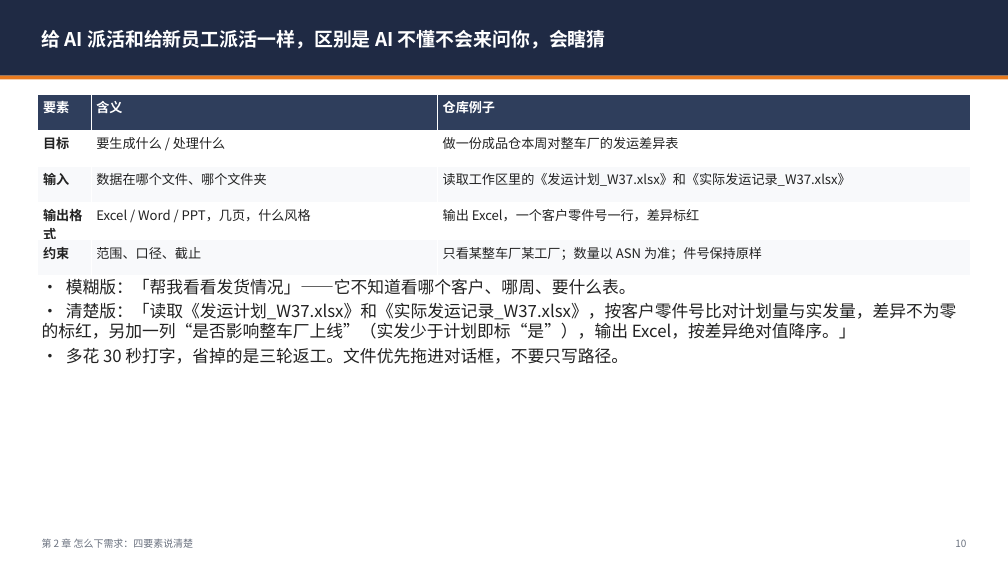
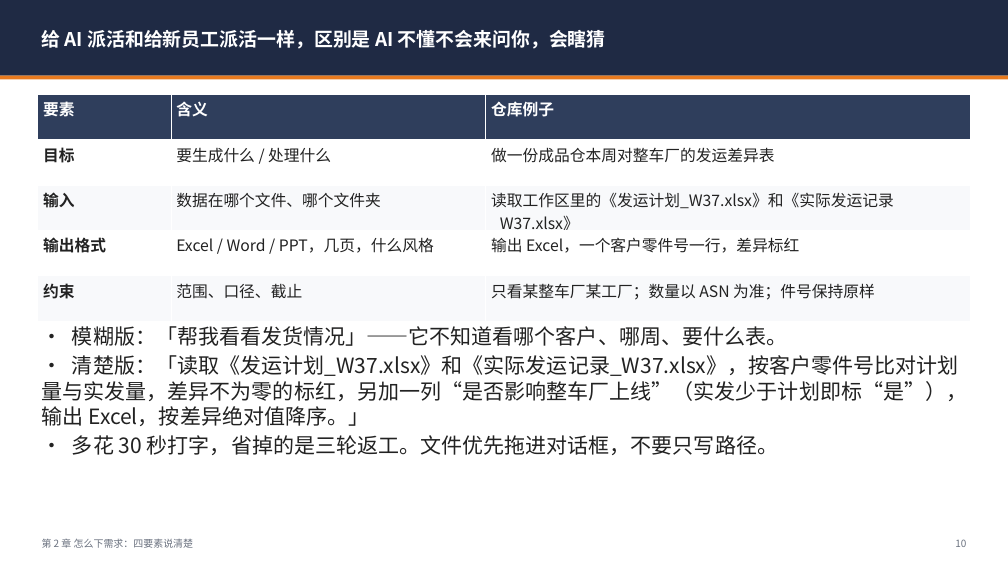
Before and after one commit to leiw92706436-del/codex-dual-engine-lite, a slide deck: slide 10 of docs/workbuddy-guide/WorkBuddy仓库主管上手手册.pptx. Drawn at 1008x567 pixels with LibreOffice and Linux fonts; fonts in the diff are those of the drawing. Boxes give left, top, right and bottom in pixels: in the first picture for what was removed or moved away, otherwise in the second. Text is boxed around its words. In the diff, an @@ line names an element or a change of style, - is before the commit and + after.

```diff
--- a/docs/workbuddy-guide/WorkBuddy仓库主管上手手册.pptx
+++ b/docs/workbuddy-guide/WorkBuddy仓库主管上手手册.pptx
@@ table at [38, 95, 970, 321] @@
@@ size 12.5 to 15 pt @@
@@ text "• 模糊版：「帮我看看发货情况」——它不知道看哪个客户、哪周、要什么表。": place and size @@
-text "• 模糊版：「帮我看看发货情况」——它不知道看哪个客户、哪周、要什么表。" at [42, 278, 957, 364]
+text "• 模糊版：「帮我看看发货情况」——它不知道看哪个客户、哪周、要什么表。" at [42, 326, 968, 455]
@@ text "• 模糊版：「帮我看看发货情况」——它不知道看哪个客户、哪周、要什么表。" at [42, 326, 968, 455]: size 16 to 20 pt @@
```
Also in this commit, not shown: 32 other slides changed, 3 other files.
